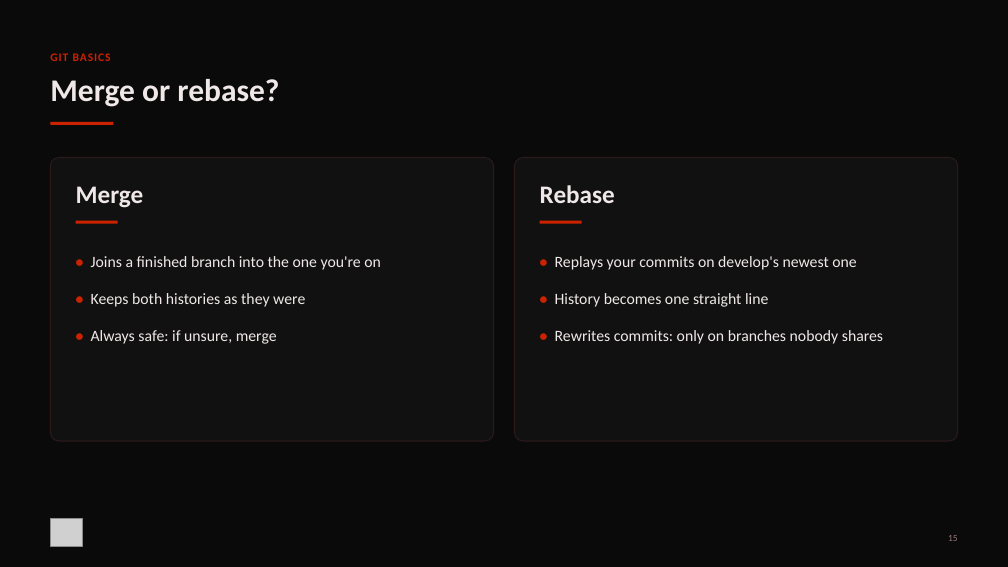
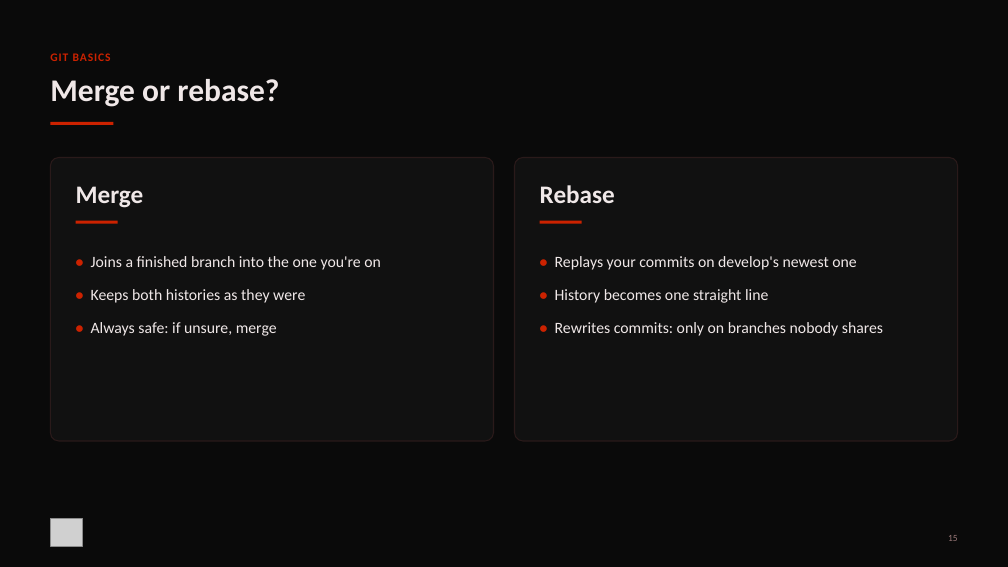
Before and after one commit to FRC-Team-4143/scriptum-lessons, a slide deck: slide 15 of 00-tools.pptx. Drawn at 1008x567 pixels with LibreOffice and Linux fonts; fonts in the diff are those of the drawing; grey boxes stand for pictures. Boxes give left, top, right and bottom in pixels: in the first picture for what was removed or moved away, otherwise in the second. Text is boxed around its words. In the diff, an @@ line names an element or a change of style, - is before the commit and + after.

```diff
--- a/00-tools.pptx
+++ b/00-tools.pptx
@@ text "• Joins a finished branch ..." at bbox=[91, 256, 381, 270]: less space between paragraphs @@
@@ text at bbox=[555, 256, 856, 307]: paragraphs removed @@
-• Replays your commits on develop's newest one
-• History becomes one straight line
@@ text at bbox=[91, 293, 305, 344]: paragraphs removed @@
-• Keeps both histories as they were
-• Always safe: if unsure, merge
@@ text added at bbox=[91, 289, 305, 303], 22.5 pt, text #F0E8E8 @@
+• Keeps both histories as they were
@@ text added at bbox=[555, 289, 768, 303], 22.5 pt, text #F0E8E8 @@
+• History becomes one straight line
@@ text added at bbox=[91, 322, 277, 336], 22.5 pt, text #F0E8E8 @@
+• Always safe: if unsure, merge
@@ text "• Rewrites commits: only on ...": place and size @@
-text "• Rewrites commits: only on ..." at bbox=[555, 256, 883, 344]
+text "• Rewrites commits: only on ..." at bbox=[555, 322, 883, 336]
@@ text "• Rewrites commits: only on ..." at bbox=[555, 322, 883, 336]: less space between paragraphs @@
```
Also in this commit, not shown: 8 other slides changed, 1 other file.
